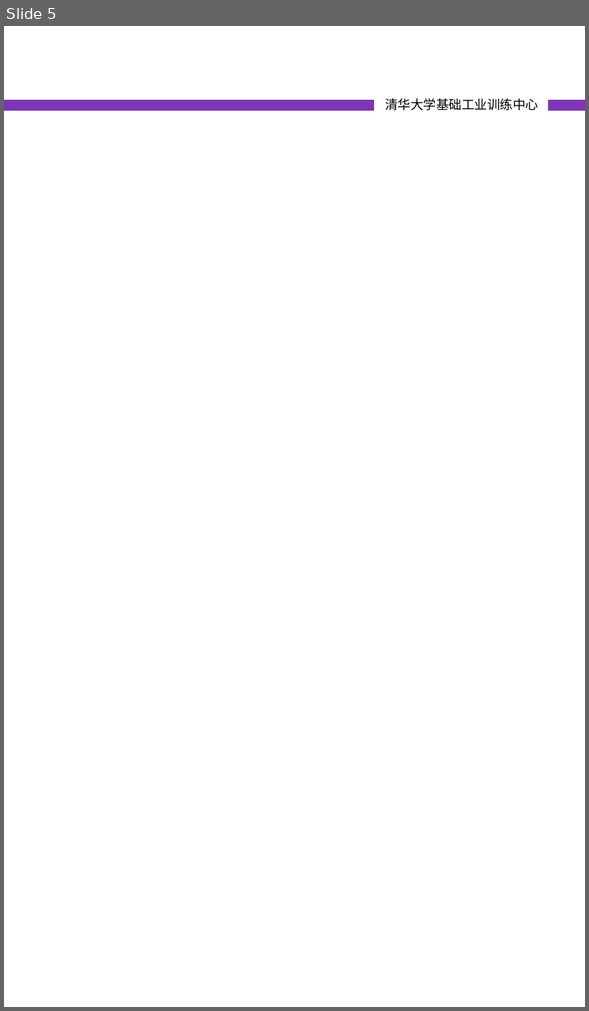
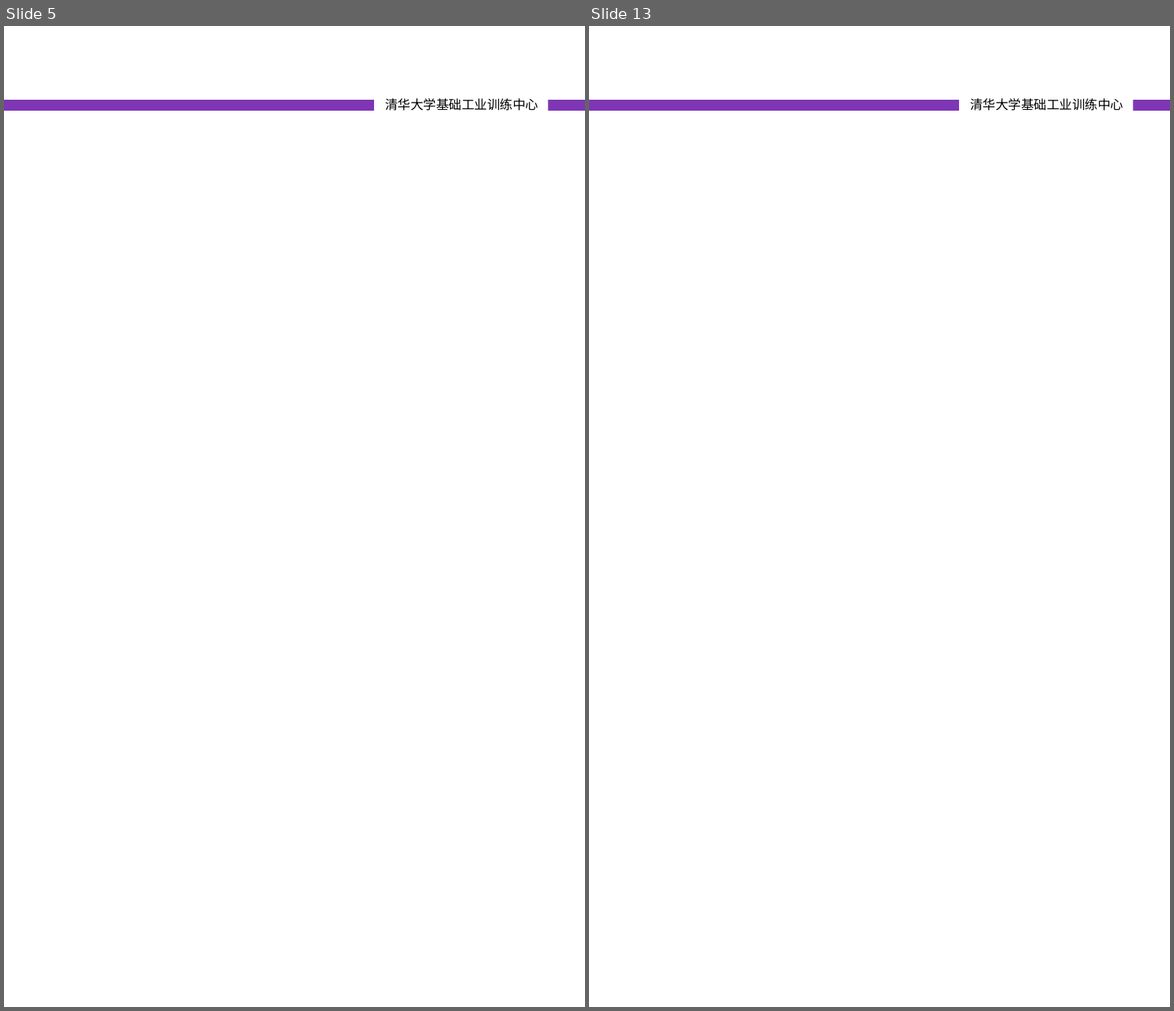
Before and after one commit to woodyme/i.center_my_workzone, a slide deck: 训练中心创客交叉融合空间建设/doc/创客交叉融合空间宣传册.pptx. Shown side by side, each under a label of ours: slide 5 before the commit, slides 5 and 13 after it; the slides between them are not shown. The pictures are 589x1011 and 1174x1011 pixels, drawn with LibreOffice and Linux fonts; fonts in the diff are those of the drawing. Boxes give left, top, right and bottom in pixels: in the first picture for what was removed or moved away, otherwise in the second. Text is boxed around its words. In the diff, an @@ line names an element or a change of style, - is before the commit and + after.

```diff
--- a/训练中心创客交叉融合空间建设/doc/创客交叉融合空间宣传册.pptx
+++ b/训练中心创客交叉融合空间建设/doc/创客交叉融合空间宣传册.pptx
@@ slide 13 added at [589, 26, 1170, 1007], background #FFFFFF; not listed: 1 template element that a slide beside it also shows @@
@@ text added at [970, 98, 1123, 111], 10 pt, text #000000 @@
+清华大学基础工业训练中心
```
Also in this commit, not shown: 5 slides changed, 7 other slides added, 3 slides removed, 1 other file.
